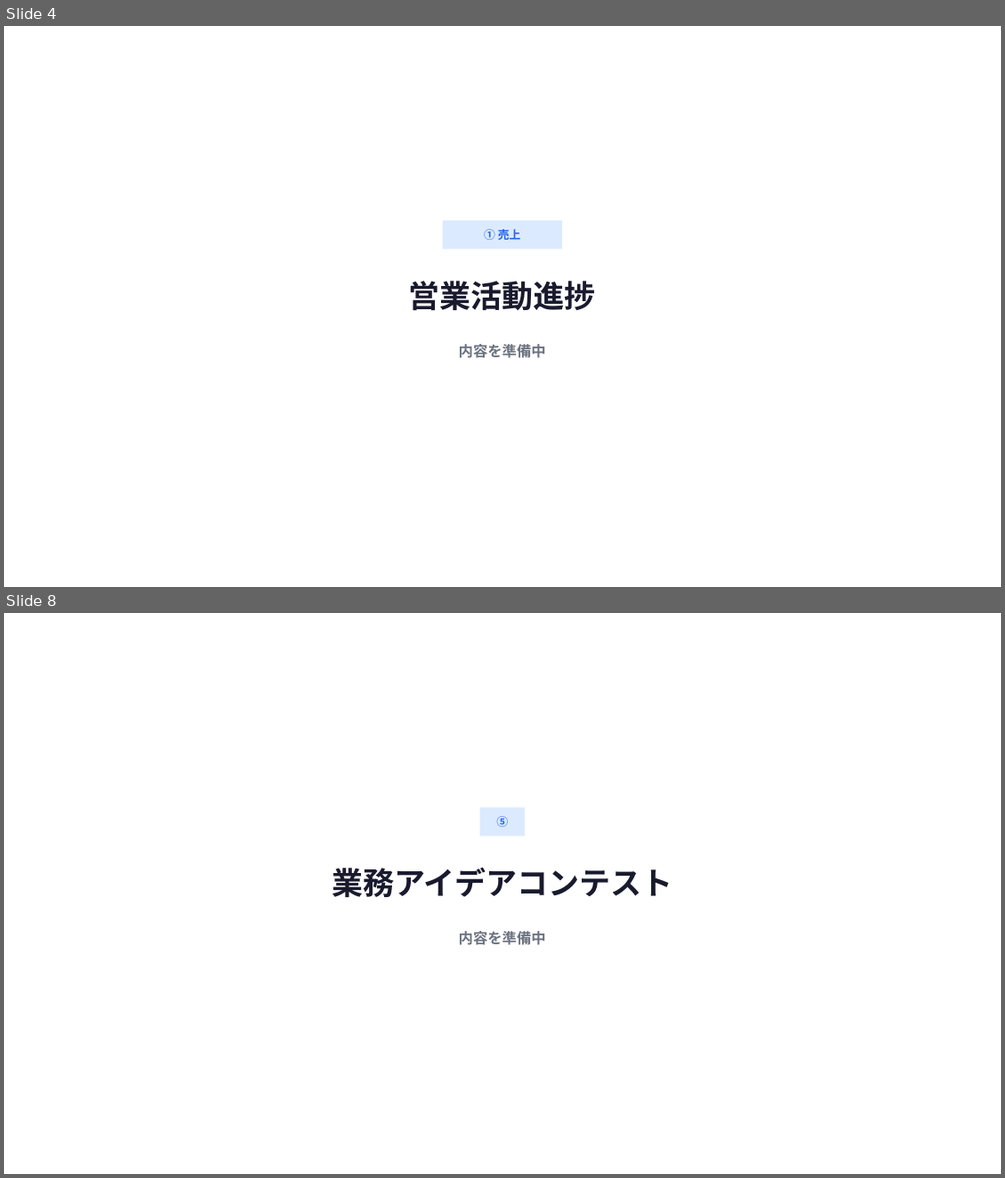
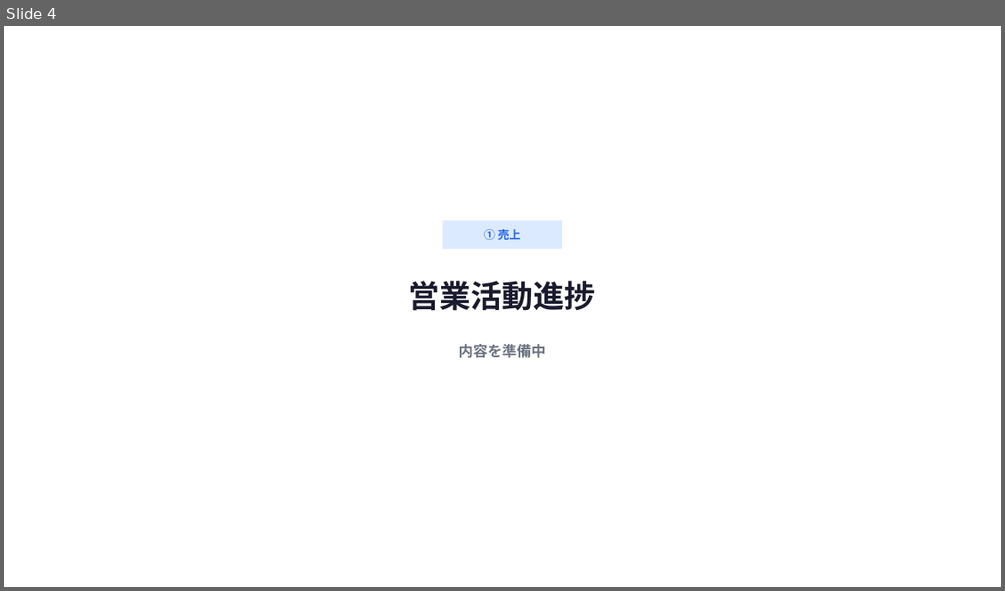
Before and after one commit to horihorihorihorichiz/-, a slide deck: slides/exports/sales-meeting.pptx. Shown one above the other, each under a label of ours: slides 4 and 8 before the commit, slide 4 after it; the slides between them are not shown. The pictures are 1005x1178 and 1005x591 pixels, drawn with LibreOffice and Linux fonts; fonts in the diff are those of the drawing. Boxes give left, top, right and bottom in pixels: in the first picture for what was removed or moved away, otherwise in the second. Text is boxed around its words. In the diff, an @@ line names an element or a change of style, - is before the commit and + after.

```diff
--- a/slides/exports/sales-meeting.pptx
+++ b/slides/exports/sales-meeting.pptx
@@ slide 8 removed at (x1=4, y1=613, x2=1001, y2=1174), background #FFFFFF @@
@@ rectangle removed at (x1=480, y1=807, x2=526, y2=835) @@
@@ text removed at (x1=496, y1=816, x2=508, y2=827) @@
-⑤
@@ text removed at (x1=332, y1=867, x2=672, y2=897) @@
-業務アイデアコンテスト
@@ text removed at (x1=459, y1=931, x2=546, y2=945) @@
-内容を準備中
```
Also in this commit, not shown: 3 other slides removed, 2 other files.
